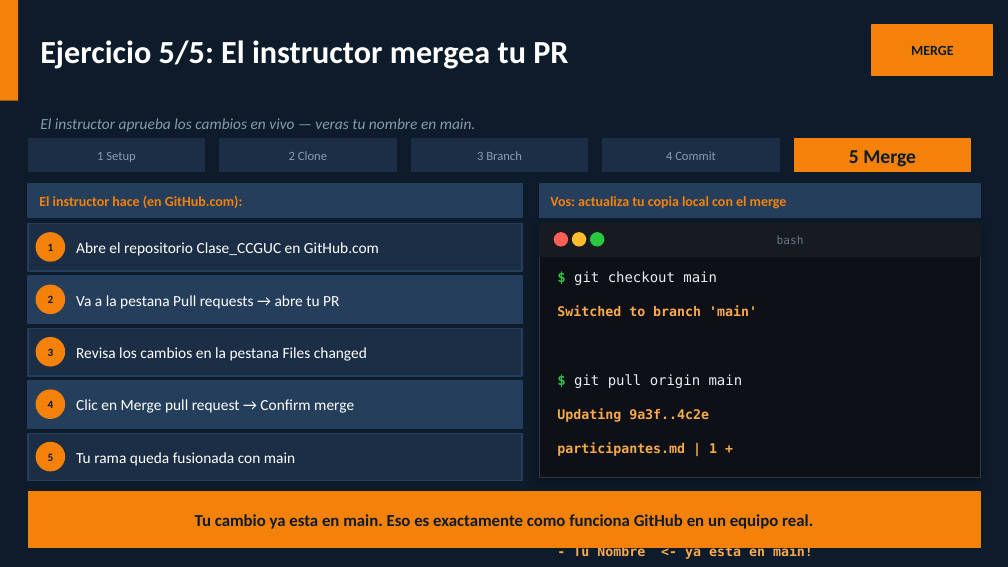
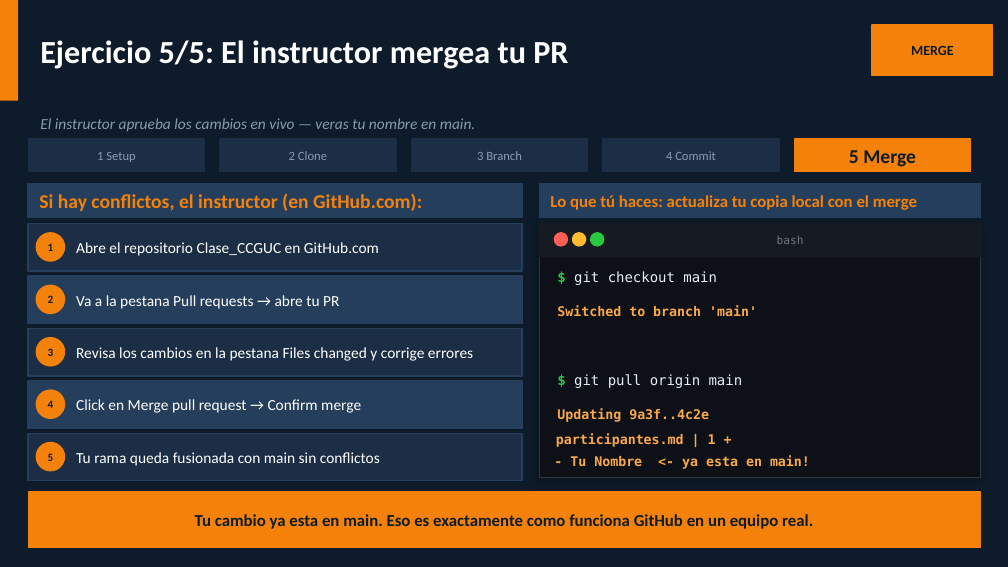
Before and after one commit to jqvargas/Clase_CCGUC, a slide deck: slide 14 of github_clase_CCGUC.pptx. Drawn at 1008x567 pixels with LibreOffice and Linux fonts; fonts in the diff are those of the drawing. Boxes give left, top, right and bottom in pixels: in the first picture for what was removed or moved away, otherwise in the second. Text is boxed around its words. In the diff, an @@ line names an element or a change of style, - is before the commit and + after.

```diff
--- a/github_clase_CCGUC.pptx
+++ b/github_clase_CCGUC.pptx
@@ text at bbox=[39, 193, 422, 211]: text changed; size 10 to 14 pt @@
-El instructor hace (en GitHub.com):
+Si hay conflictos, el instructor (en GitHub.com):
@@ text at bbox=[550, 195, 917, 210]: text changed; size 10 to 12 pt @@
-Vos: actualiza tu copia local con el merge
+Lo que tú haces: actualiza tu copia local con el merge
@@ text at bbox=[76, 347, 473, 361]: text changed @@
-Revisa los cambios en la pestana Files changed
+Revisa los cambios en la pestana Files changed y corrige errores
@@ text at bbox=[76, 399, 361, 413]: text changed @@
-Clic en Merge pull request → Confirm merge
+Click en Merge pull request → Confirm merge
@@ text "- Tu Nombre <- ya ...": place and size @@
-text "- Tu Nombre <- ya ..." at bbox=[573, 545, 813, 559]
+text "- Tu Nombre <- ya ..." at bbox=[570, 456, 810, 469]
@@ text "participantes.md | 1 +": place and size @@
-text "participantes.md | 1 +" at bbox=[557, 442, 717, 456]
+text "participantes.md | 1 +" at bbox=[556, 433, 716, 447]
@@ text at bbox=[76, 452, 380, 466]: text changed @@
-Tu rama queda fusionada con main
+Tu rama queda fusionada con main sin conflictos
```
Also in this commit, not shown: 3 other slides changed.
